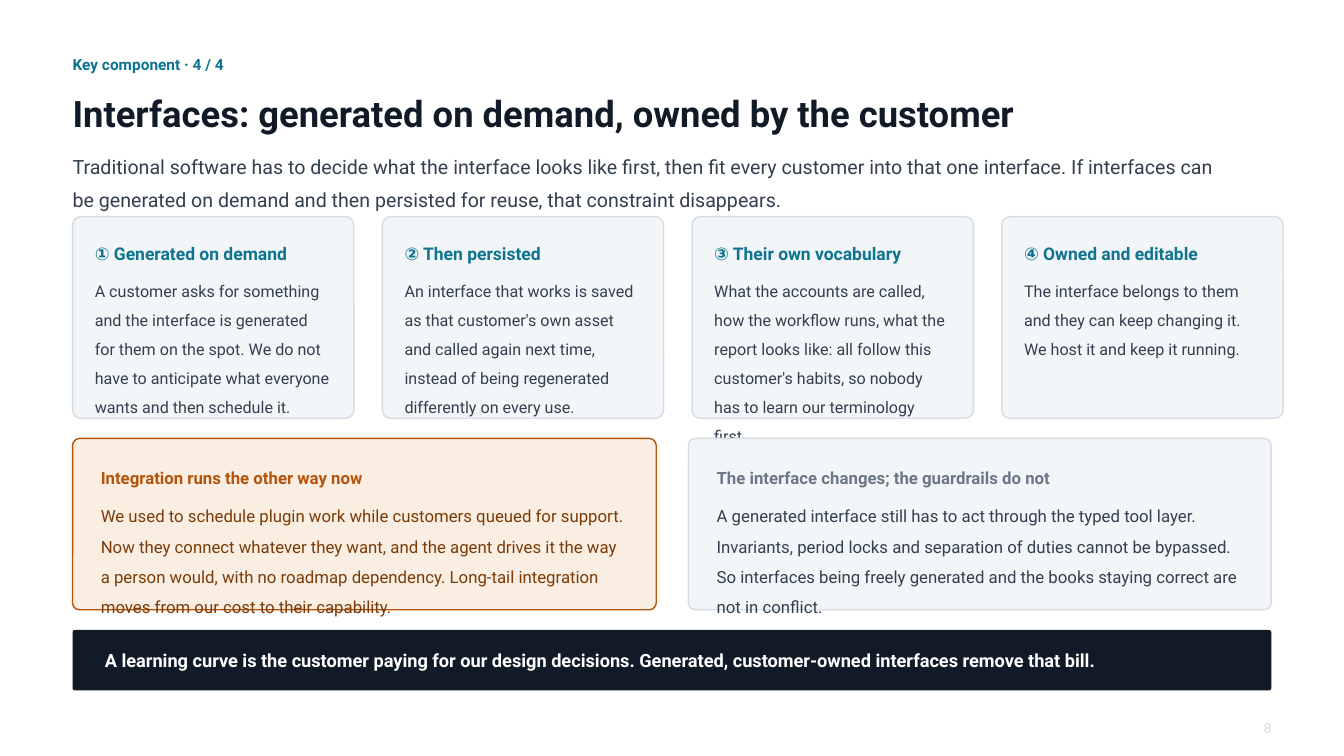
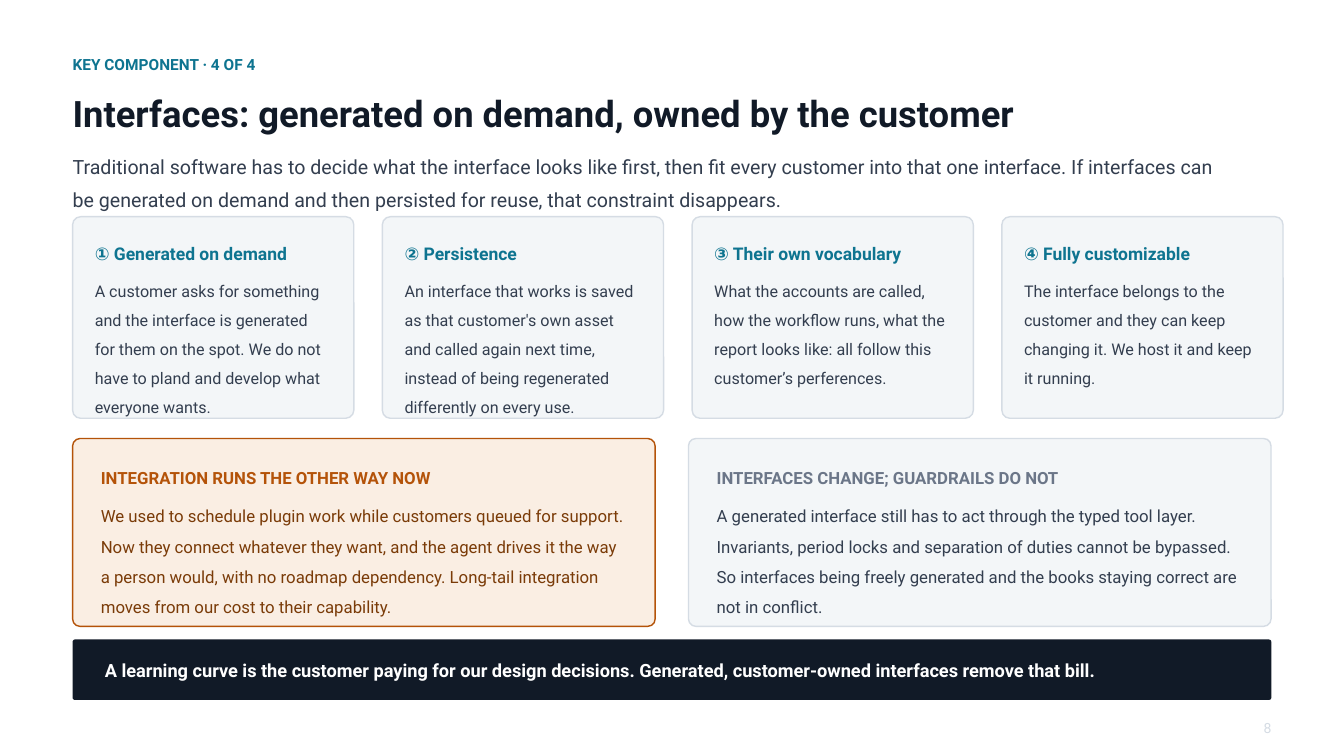
Before and after one commit to cllu/aimi-accounting-software-proposal, a slide deck: slide 9 of agent-native-accounting-deck.pptx. Drawn at 1344x756 pixels with LibreOffice and Linux fonts; fonts in the diff are those of the drawing. Boxes give left, top, right and bottom in pixels: in the first picture for what was removed or moved away, otherwise in the second. Text is boxed around its words. In the diff, an @@ line names an element or a change of style, - is before the commit and + after.

Commit message:
Update wording

```diff
--- a/agent-native-accounting-deck.pptx
+++ b/agent-native-accounting-deck.pptx
@@ text at [73, 59, 256, 70]: text changed @@
-Key component · 4 / 4
+KEY COMPONENT · 4 OF 4
@@ text at [405, 247, 517, 261]: text changed @@
-② Then persisted
+② Persistence
@@ text at [1024, 247, 1190, 264]: text changed @@
-④ Owned and editable
+④ Fully customizable
@@ text at [95, 284, 321, 417]: text changed @@
-A customer asks for something and the interface is generated for them on the spot. We do not have to anticipate what everyone wants and then schedule it.
+A customer asks for something and the interface is generated for them on the spot. We do not have to pland and develop what everyone wants.
@@ text at [714, 285, 945, 388]: text changed @@
-What the accounts are called, how the workflow runs, what the report looks like: all follow this customer's habits, so nobody has to learn our terminology first.
+What the accounts are called, how the workflow runs, what the report looks like: all follow this customer’s perferences.
@@ text at [1024, 285, 1252, 388]: text changed @@
-The interface belongs to them and they can keep changing it. We host it and keep it running.
+The interface belongs to the customer and they can keep changing it. We host it and keep it running.
@@ rounded rectangle: place and size @@
-rounded rectangle at [73, 439, 656, 610]
+rounded rectangle at [73, 439, 655, 626]
@@ rounded rectangle: place and size @@
-rounded rectangle at [689, 439, 1271, 610]
+rounded rectangle at [689, 439, 1271, 626]
@@ text at [101, 472, 430, 484]: text changed @@
-Integration runs the other way now
+INTEGRATION RUNS THE OTHER WAY NOW
@@ text at [717, 472, 1058, 487]: text changed @@
-The interface changes; the guardrails do not
+INTERFACES CHANGE; GUARDRAILS DO NOT
@@ rounded rectangle: place and size @@
-rounded rectangle at [73, 630, 1271, 691]
+rounded rectangle at [73, 639, 1271, 700]
@@ text "A learning curve is the ...": place and size @@
-text "A learning curve is the ..." at [105, 653, 1095, 671]
+text "A learning curve is the ..." at [105, 663, 1095, 681]
```
Also in this commit, not shown: 9 other slides changed.
